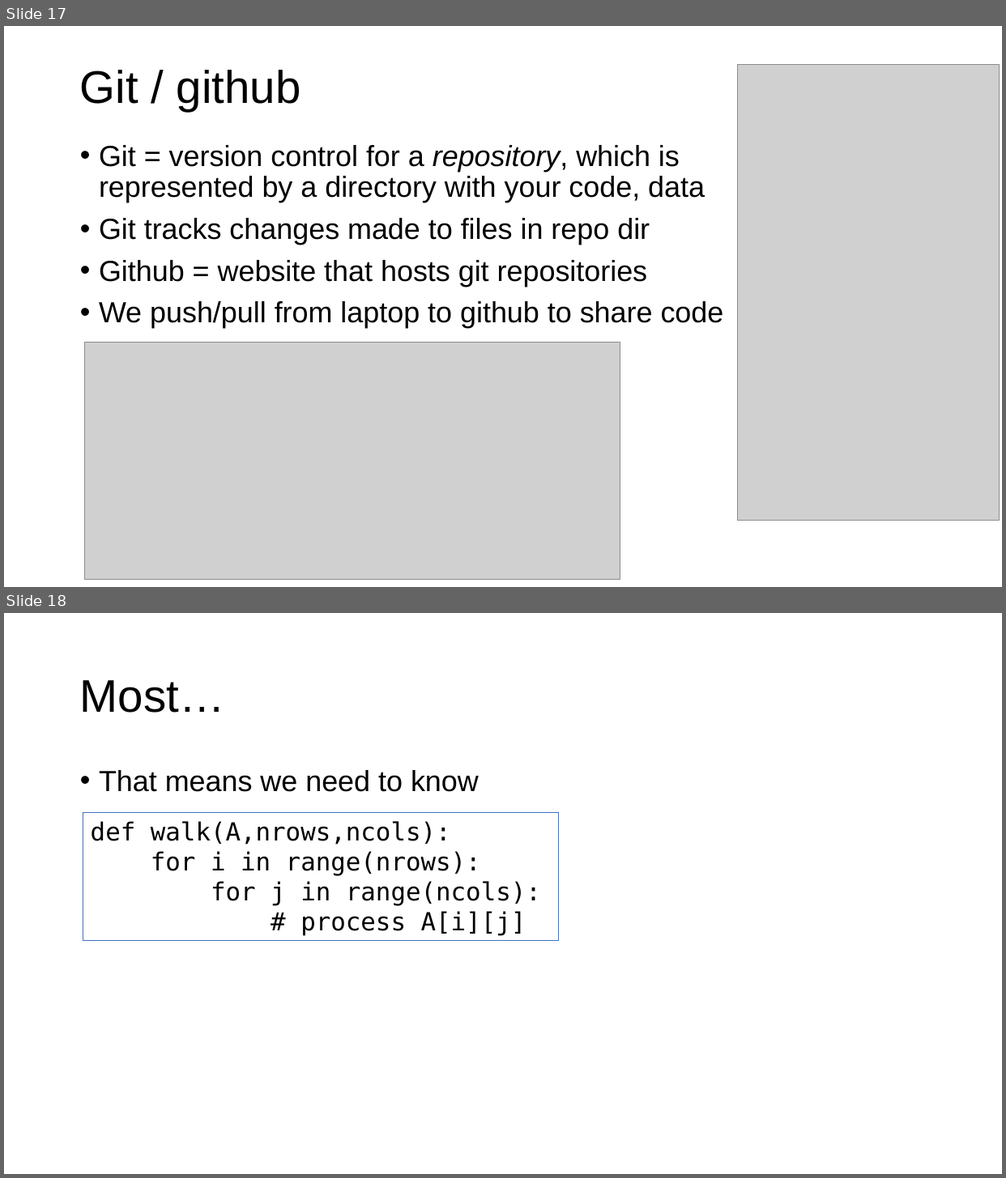
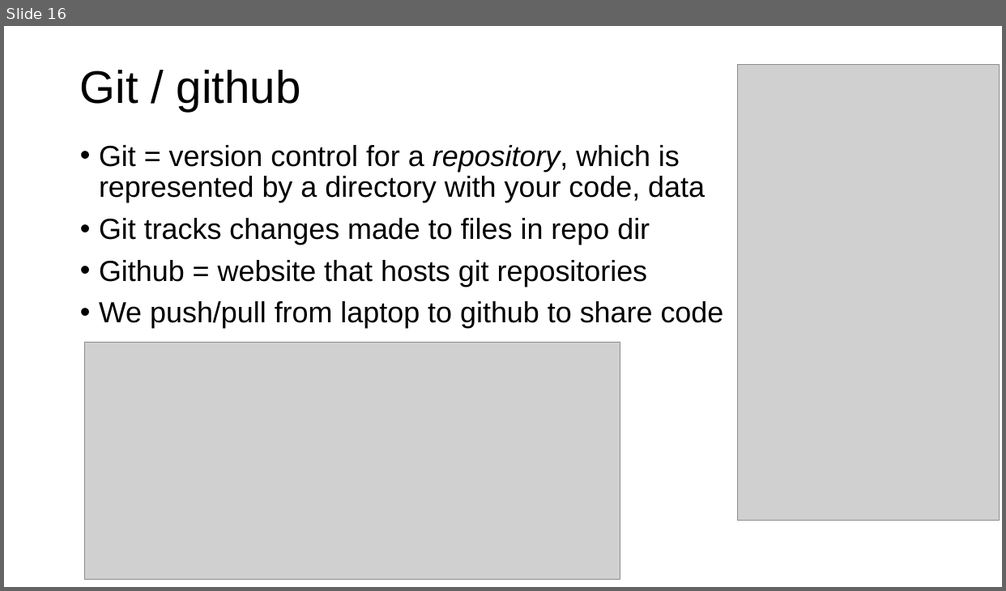
Before and after one commit to parrt/msds501, a slide deck: slides/overview.pptx. Shown one above the other, each under a label of ours: slides 17 and 18 before the commit, slide 16 after it. The pictures are 1006x1178 and 1006x591 pixels, drawn with LibreOffice and Linux fonts; fonts in the diff are those of the drawing; grey boxes stand for pictures; background and template pictures are left out. Boxes give left, top, right and bottom in pixels: in the first picture for what was removed or moved away, otherwise in the second. Text is boxed around its words. In the diff, an @@ line names an element or a change of style, - is before the commit and + after.

```diff
--- a/slides/overview.pptx
+++ b/slides/overview.pptx
@@ slide 18 removed at [4, 613, 1002, 1174], background #FFFFFF @@
@@ title removed at [80, 680, 225, 713] @@
-Most…
@@ text removed at [99, 770, 479, 792] @@
-• That means we need to know
@@ rectangle removed at [83, 813, 559, 942] @@
-def walk(A,nrows,ncols):
-for i in range(nrows):
-for j in range(ncols):
-# process A[i][j]
@@ what was slide 17 is now slide 16 @@
```
Also in this commit, not shown: 2 slides changed, 1 slide added, 1 other slide removed, 2 other files.
